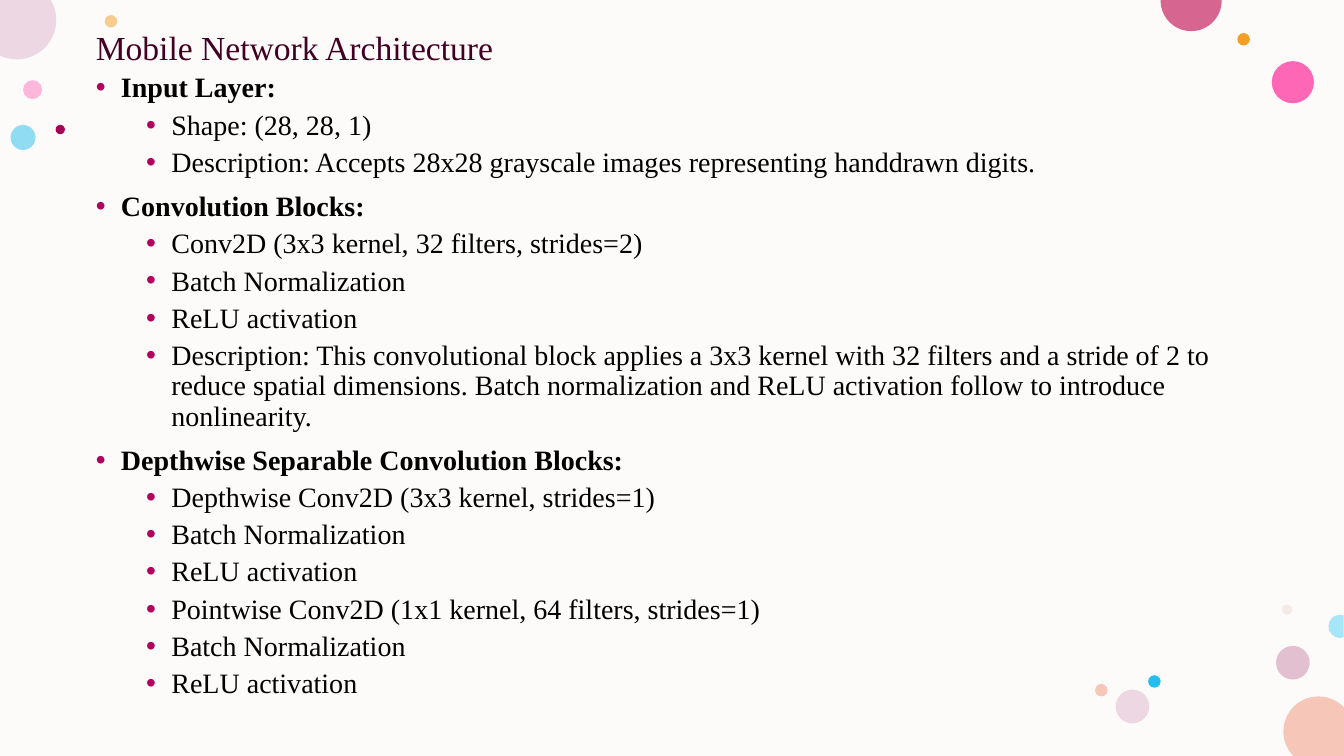
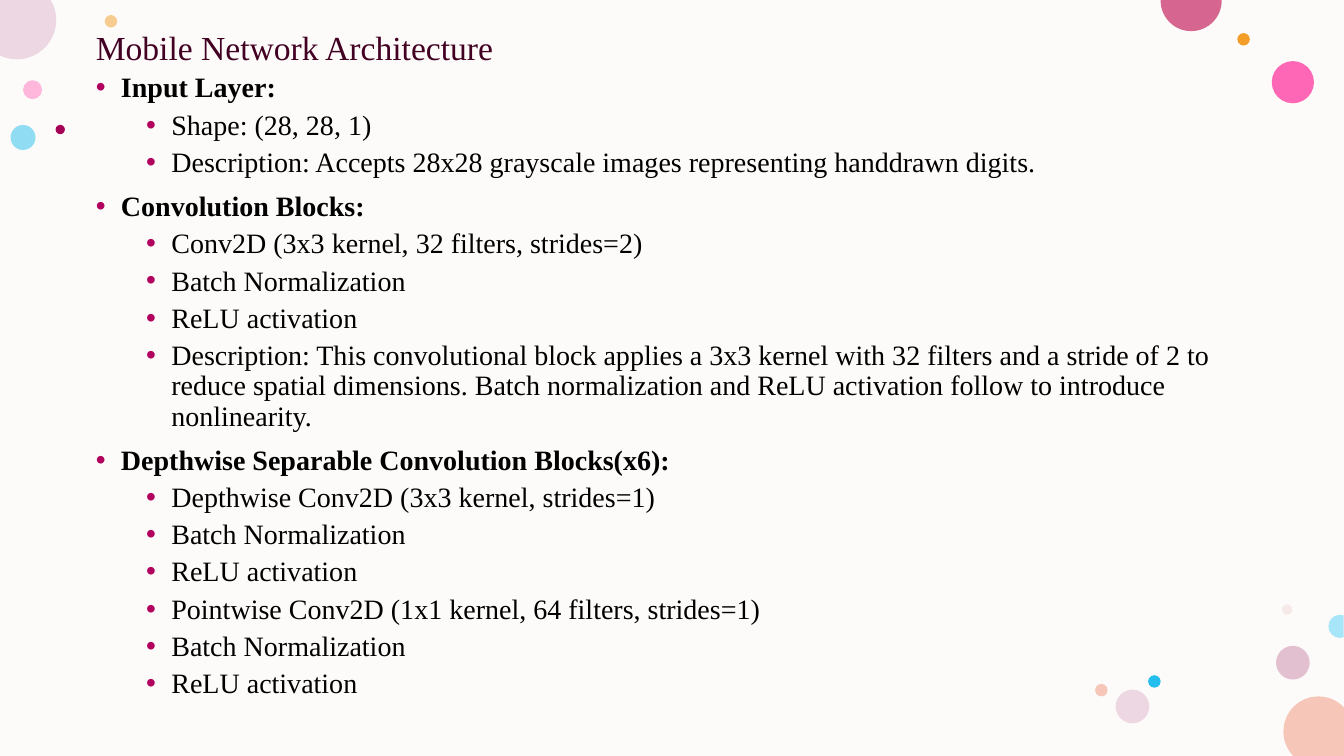
Before and after one commit to MouryaGottipati/DeepLearningProject, a slide deck: slide 8 of Presentation_DeepLearningProject.pptx. Drawn at 1344x756 pixels with LibreOffice and Linux fonts; fonts in the diff are those of the drawing. Boxes give left, top, right and bottom in pixels: in the first picture for what was removed or moved away, otherwise in the second. Text is boxed around its words. In the diff, an @@ line names an element or a change of style, - is before the commit and + after.

```diff
--- a/Presentation_DeepLearningProject.pptx
+++ b/Presentation_DeepLearningProject.pptx
@@ text at <box>121,450,669,475</box>: text changed @@
-• Depthwise Separable Convolution Blocks:
+• Depthwise Separable Convolution Blocks(x6):
```
Also in this commit, not shown: 6 other slides changed, 2 other files.
